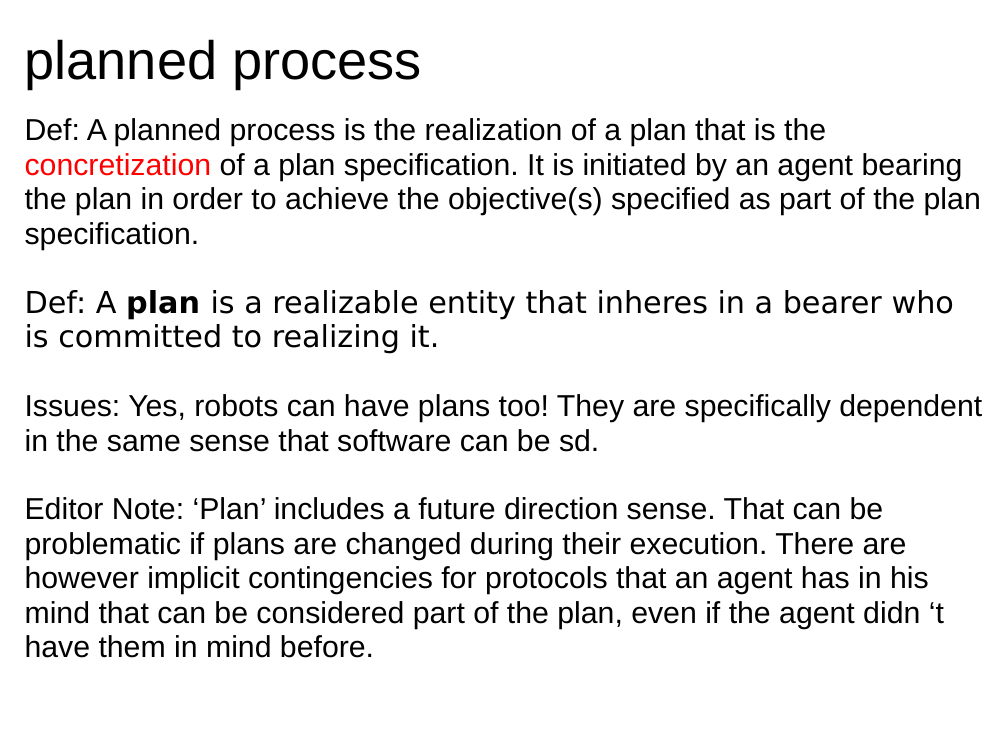
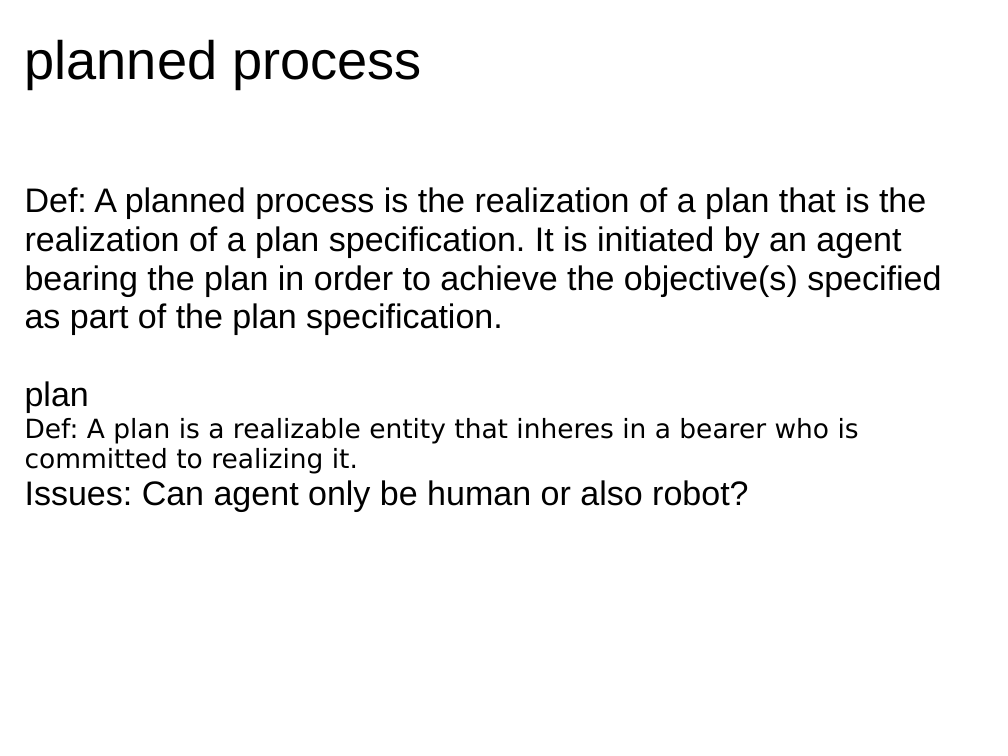
Before and after one commit to obi-ontology/obi-legacy-svn, a slide deck: slide 4 of trunk/docs/developer/PlanAndPlannedProcessDocs/Plans_and_Planned_Processes.ppt. Drawn at 1008x756 pixels with LibreOffice and Linux fonts; fonts in the diff are those of the drawing. Boxes give left, top, right and bottom in pixels: in the first picture for what was removed or moved away, otherwise in the second. Text is boxed around its words. In the diff, an @@ line names an element or a change of style, - is before the commit and + after.

Commit message:
reverted to revision 1444 to get rid of accidental previous commit (my new power point version touches all older files it opens, and marks them as 'modified' even if they are untouched)

```diff
--- a/trunk/docs/developer/PlanAndPlannedProcessDocs/Plans_and_Planned_Processes.ppt
+++ b/trunk/docs/developer/PlanAndPlannedProcessDocs/Plans_and_Planned_Processes.ppt
@@ text "Def: A planned process is ...": place and size @@
-text "Def: A planned process is ..." at [25,118,982,658]
+text "Def: A planned process is ..." at [25,187,941,512]
@@ text at [25,187,941,413]: text changed; size 24 to 27 pt @@
-Def: A planned process is the realization of a plan that is the concretization of a plan specification. It is initiated by an agent bearing the plan in order to achieve the objective(s) specified as part of the plan specification.
+Def: A planned process is the realization of a plan that is the realization of a plan specification. It is initiated by an agent bearing the plan in order to achieve the objective(s) specified as part of the plan specification.
+plan
@@ text at [25,418,859,474]: size 24 to 21 pt in "Def: A plan is a realizable entity ..."; bold off in "plan" @@
@@ text at [25,480,748,512]: text changed; size 24 to 27 pt @@
-Issues: Yes, robots can have plans too! They are specifically dependent in the same sense that software can be sd.
-Editor Note: ‘Plan’ includes a future direction sense. That can be problematic if plans are changed during their execution. There are however implicit contingencies for protocols that an agent has in his mind that can be considered part of the plan, even if the agent didn ‘t have them in mind before.
+Issues: Can agent only be human or also robot?
```
Also in this commit, not shown: 10 other slides changed.
